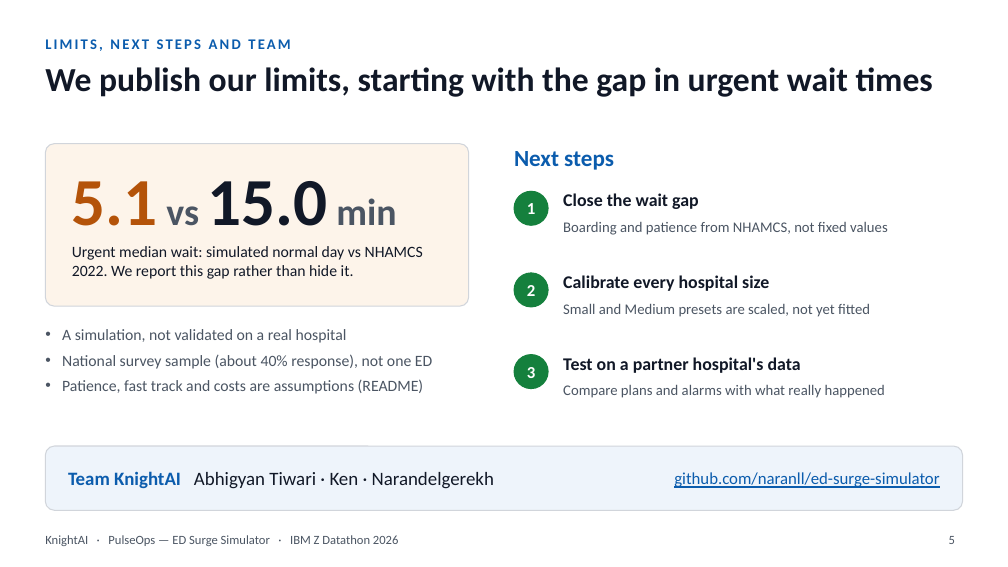
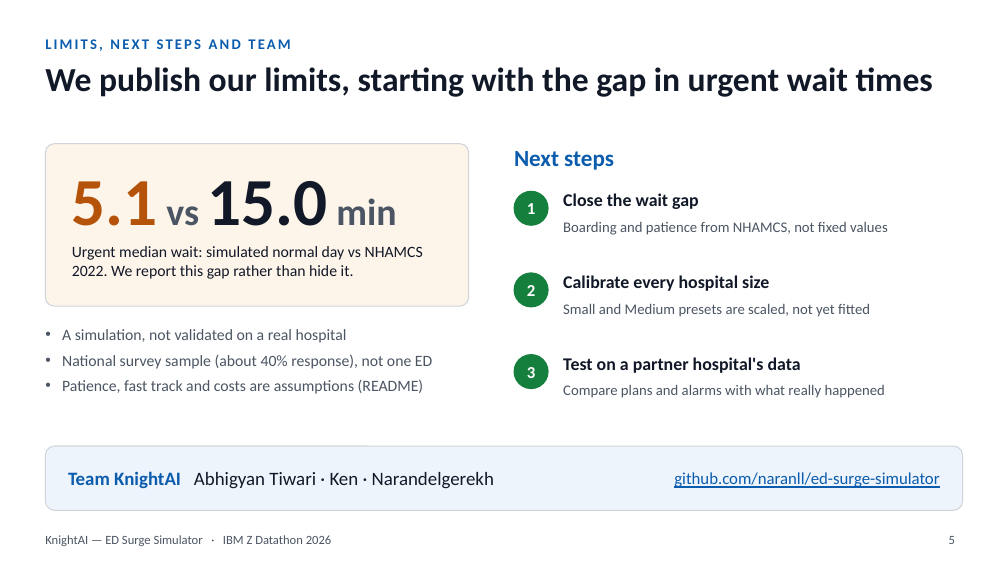
Before and after one commit to naranll/ed-surge-simulator, a slide deck: slide 5 of docs/presentation/knightai_ed_surge.pptx. Drawn at 1008x567 pixels with LibreOffice and Linux fonts; fonts in the diff are those of the drawing. Boxes give left, top, right and bottom in pixels: in the first picture for what was removed or moved away, otherwise in the second. Text is boxed around its words. In the diff, an @@ line names an element or a change of style, - is before the commit and + after.

```diff
--- a/docs/presentation/knightai_ed_surge.pptx
+++ b/docs/presentation/knightai_ed_surge.pptx
@@ text at [45, 535, 331, 546]: text changed @@
-KnightAI · PulseOps — ED Surge Simulator · IBM Z Datathon 2026
+KnightAI — ED Surge Simulator · IBM Z Datathon 2026
```
Also in this commit, not shown: 4 other slides changed, 7 other files.
